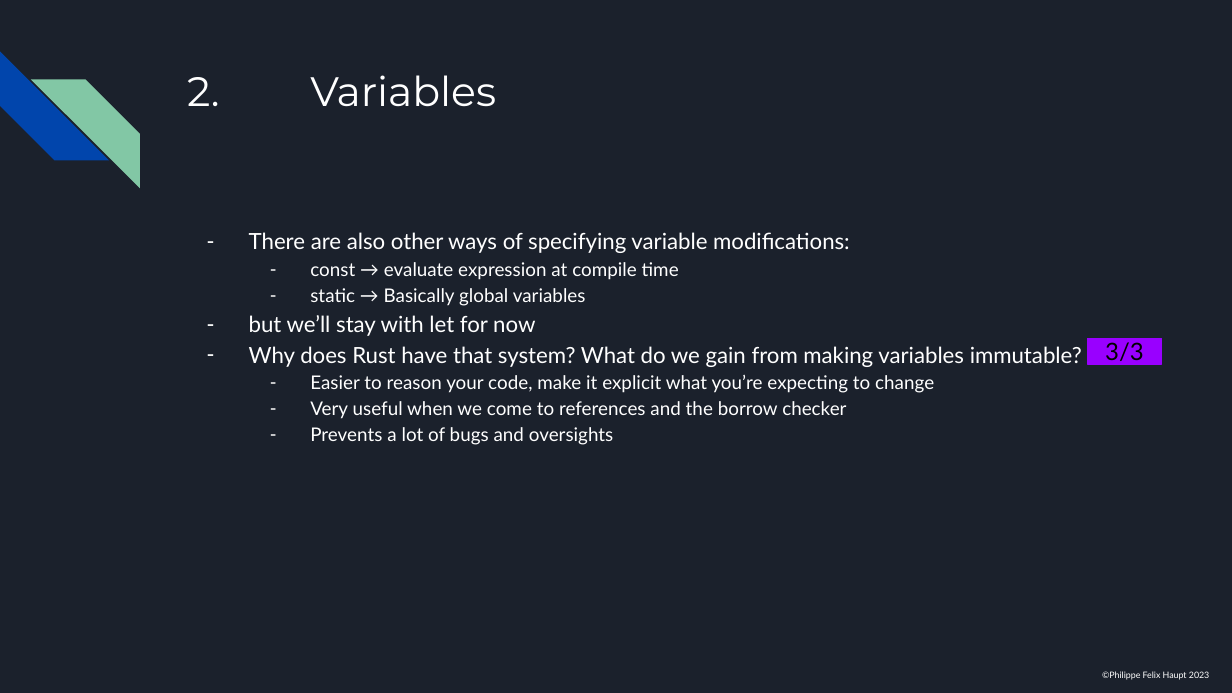
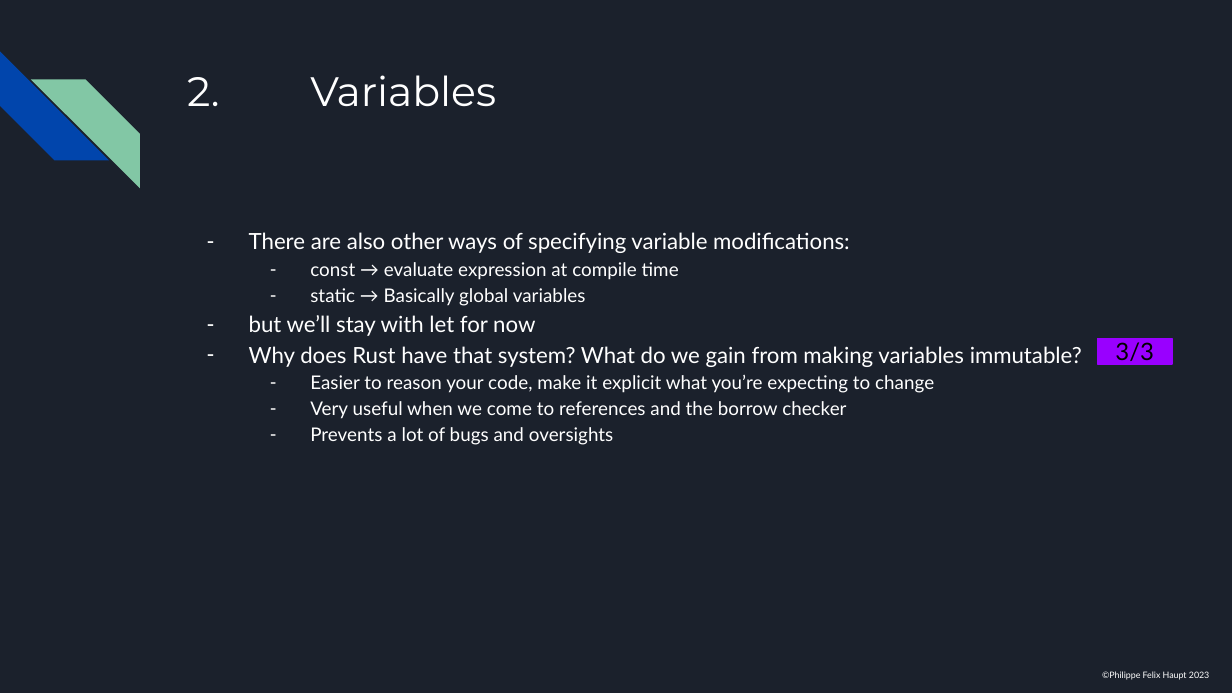
Before and after one commit to pfhaupt/progkurs, a slide deck: slide 46 of rust-beginner/session 02/RUSTikales Rust for beginners 02.pptx. Drawn at 1232x693 pixels with LibreOffice and Linux fonts; fonts in the diff are those of the drawing. Boxes give left, top, right and bottom in pixels: in the first picture for what was removed or moved away, otherwise in the second. Text is boxed around its words. In the diff, an @@ line names an element or a change of style, - is before the commit and + after.

```diff
--- a/rust-beginner/session 02/RUSTikales Rust for beginners 02.pptx
+++ b/rust-beginner/session 02/RUSTikales Rust for beginners 02.pptx
@@ rectangle "3/3": place and size @@
-rectangle "3/3" at (1088,338,1162,363)
+rectangle "3/3" at (1098,338,1172,363)
```
Also in this commit, not shown: 7 other slides changed.
